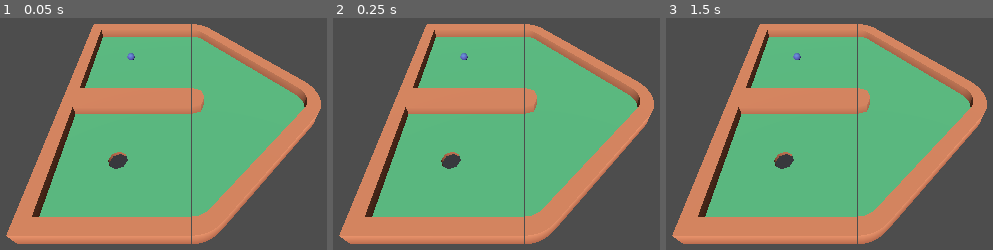
Above: before the commit, frames 1-3 (left to right).
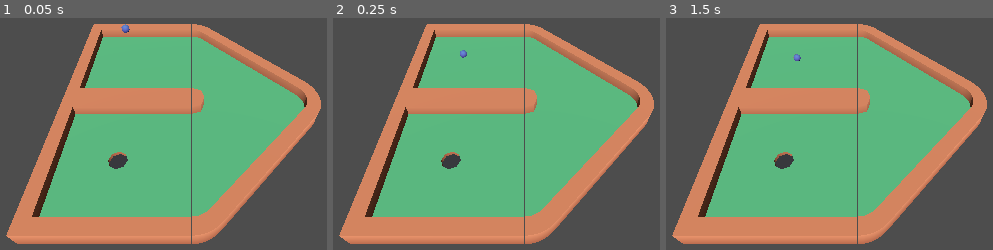
Above: after the commit, the same moments.

Repository: DavidZajicekSwinburne/ITGP-Assignment-2
Game: Godot game, scene res://minigolf/levels/level_01.tscn
The game is run twice, just before and just after one commit, with the same random seed, the same clock (stepped at 60 frames per second) and the same inputs. The project has no main scene, so this scene is started directly.
Inputs:
- Up to frame 1 (0.05 s): no input
- Up to frame 2 (0.25 s): no input
- Up to frame 3 (1.5 s): tap Enter at 0.5 s; tap Space at 1.25 s

The runs differ from the first frame. In frame 1, 0.1% of the frame differs, in the area x 37-42%, y 2-19%; in frame 2, less than 0.1%; in frame 3, less than 0.1%.

Commit message:
fix: RigidBall3D

Diff:
--- /dev/null
+++ b/minigolf/ball.gd
@@ -0,0 +1,11 @@
+extends Node3D
+
+
+# Called when the node enters the scene tree for the first time.
+func _ready() -> void:
+	pass # Replace with function body.
+
+
+# Called every frame. 'delta' is the elapsed time since the previous frame.
+func _process(delta: float) -> void:
+	pass
--- a/minigolf/ball.tscn
+++ b/minigolf/ball.tscn
@@ -1,5 +1,20 @@
 [gd_scene format=3 uid="uid://dwaatk41i6eak"]
 
-[ext_resource type="PackedScene" uid="uid://cb31x4mlrs1ok" path="res://Assets/Kenney Minigolf GLB format/ball-blue.glb" id="1_sfb2k"]
+[ext_resource type="ArrayMesh" uid="uid://buph5j6khktw2" path="res://Assets/Kenney Minigolf OBJ format/ball-blue.obj" id="2_00pmh"]
+[ext_resource type="Script" uid="uid://crnq3t0xjw6q7" path="res://minigolf/ball.gd" id="2_5jnmf"]
 
-[node name="Ball" unique_id=630289579 instance=ExtResource("1_sfb2k")]
+[sub_resource type="PhysicsMaterial" id="PhysicsMaterial_5jnmf"]
+
+[sub_resource type="SphereShape3D" id="SphereShape3D_nbt1d"]
+radius = 0.03497162
+
+[node name="Ball" type="RigidBody3D" unique_id=1745306359]
+physics_material_override = SubResource("PhysicsMaterial_5jnmf")
+script = ExtResource("2_5jnmf")
+
+[node name="BallBlue" type="MeshInstance3D" parent="." unique_id=367182706]
+mesh = ExtResource("2_00pmh")
+
+[node name="CollisionShape3D" type="CollisionShape3D" parent="." unique_id=1319857555]
+transform = Transform3D(1, 0, 0, 0, 1, 0, 0, 0, 1, 0, -7.450208e-05, 0)
+shape = SubResource("SphereShape3D_nbt1d")
--- a/minigolf/levels/level_01.tscn
+++ b/minigolf/levels/level_01.tscn
@@ -25,4 +25,4 @@
 transform = Transform3D(1, 0, 0, 0, 0.70710677, 0.70710677, 0, -0.70710677, 0.70710677, 0, 4, 3)
 
 [node name="Ball" parent="." unique_id=630289579 instance=ExtResource("2_i8l8v")]
-transform = Transform3D(1, 0, 0, 0, 1, 0, 0, 0, 1, -0.55513537, 0.1100961, -0.52853)
+transform = Transform3D(1, 0, 0, 0, 1, 0, 0, 0, 1, -0.55513537, 0.42795005, -0.52853)
--- /dev/null
+++ b/minigolf/menus/main_menu.tscn
@@ -0,0 +1,43 @@
+[gd_scene format=3 uid="uid://cq5tkrgex1xp"]
+
+[node name="MainMenu" type="Control" unique_id=1590795599]
+layout_mode = 3
+anchors_preset = 15
+anchor_right = 1.0
+anchor_bottom = 1.0
+grow_horizontal = 2
+grow_vertical = 2
+
+[node name="VBoxContainer" type="VBoxContainer" parent="." unique_id=1859666055]
+layout_mode = 1
+anchors_preset = 13
+anchor_left = 0.5
+anchor_right = 0.5
+anchor_bottom = 1.0
+offset_left = -55.0
+offset_right = 55.0
+grow_horizontal = 2
+grow_vertical = 2
+alignment = 1
+
+[node name="RichTextLabel" type="RichTextLabel" parent="VBoxContainer" unique_id=381625180]
+layout_mode = 2
+text = "Gail Grows Up"
+fit_content = true
+autowrap_mode = 0
+autowrap_trim_flags = 0
+
+[node name="VBoxContainer" type="VBoxContainer" parent="VBoxContainer" unique_id=5027201]
+layout_mode = 2
+
+[node name="PlayButton" type="Button" parent="VBoxContainer/VBoxContainer" unique_id=866543232]
+layout_mode = 2
+text = "Play"
+
+[node name="SettingsButton" type="Button" parent="VBoxContainer/VBoxContainer" unique_id=174820274]
+layout_mode = 2
+text = "Settings"
+
+[node name="ExitButton" type="Button" parent="VBoxContainer/VBoxContainer" unique_id=766157912]
+layout_mode = 2
+text = "Exit"
Not shown, added: minigolf/ball.gd.uid
